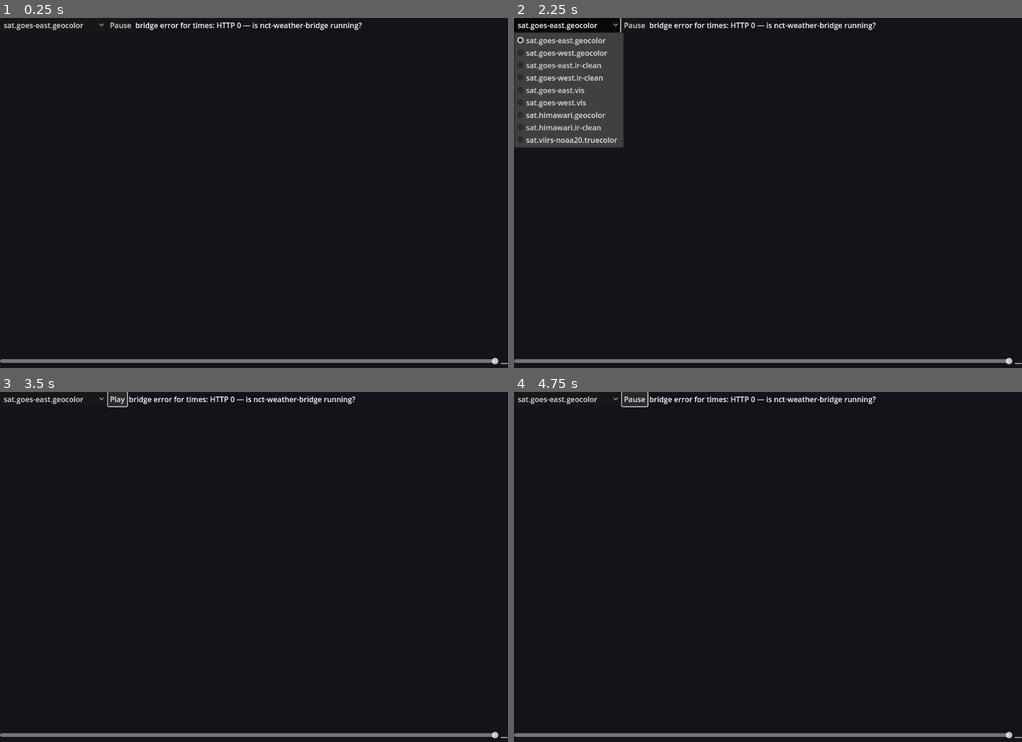
Above: before the commit, frames 1-4 (two rows, left to right).
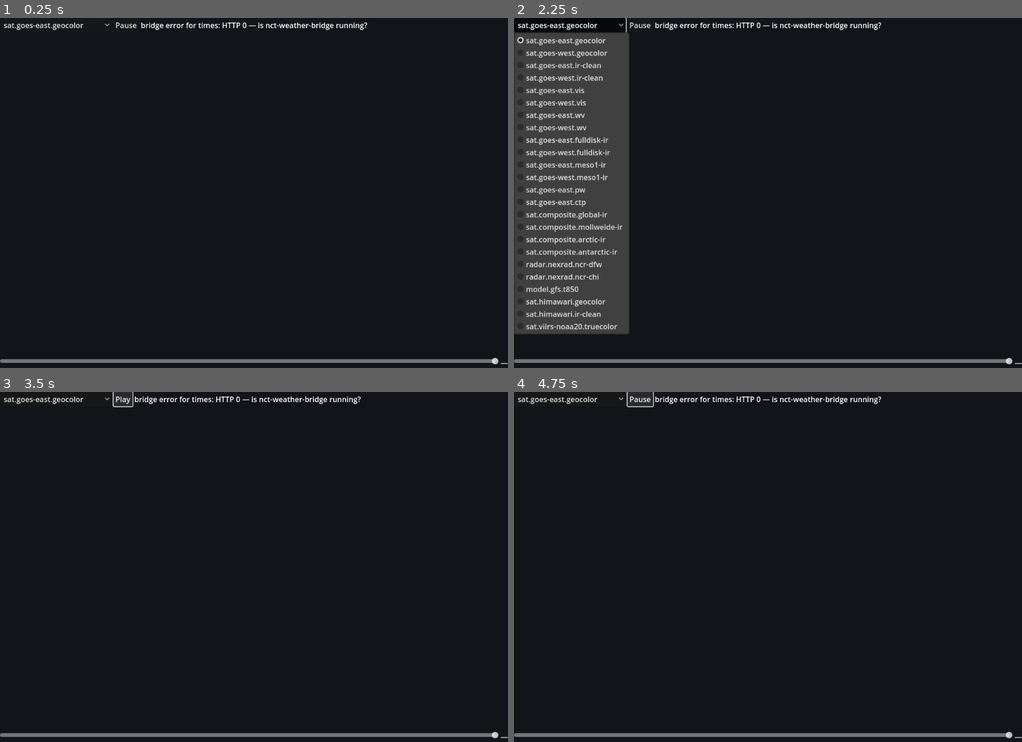
Above: after the commit, the same moments.

Repository: noctivagous/noctivagous-linux
Game: Godot game, scene res://main.tscn
Two runs of this game, one before a commit and one after it. Both use one fixed random seed, a clock stepped at 60 frames per second and the inputs below.
Inputs:
- Up to frame 1 (0.25 s): no input
- Up to frame 2 (2.25 s): click "sat.goes-east.geocolor" at 0.5 s; click "sat.goes-east.geocolor" at 1.25 s; click "sat.goes-east.geocolor" at 2 s
- Up to frame 3 (3.5 s): click "Pause" at 2.75 s
- Up to frame 4 (4.75 s): click "Play" at 3.5 s

The runs differ from the first frame. In frame 1, 0.6% of the frame differs, in the area x 19-73%, y 1-4%; in frame 2, 13%, in the area x 0-73%, y 0-91%; in frame 3, 0.6%; in frame 4, 0.6%.

Commit message:
nct-weather: picker gains the v4 frame/grid datasets (24 total; obs stays JSON-only)

Diff:
--- a/src/godot/apps/nct-weather/main.gd
+++ b/src/godot/apps/nct-weather/main.gd
@@ -16,6 +16,21 @@
 	"sat.goes-west.ir-clean",
 	"sat.goes-east.vis",
 	"sat.goes-west.vis",
+	"sat.goes-east.wv",
+	"sat.goes-west.wv",
+	"sat.goes-east.fulldisk-ir",
+	"sat.goes-west.fulldisk-ir",
+	"sat.goes-east.meso1-ir",
+	"sat.goes-west.meso1-ir",
+	"sat.goes-east.pw",
+	"sat.goes-east.ctp",
+	"sat.composite.global-ir",
+	"sat.composite.mollweide-ir",
+	"sat.composite.arctic-ir",
+	"sat.composite.antarctic-ir",
+	"radar.nexrad.ncr-dfw",
+	"radar.nexrad.ncr-chi",
+	"model.gfs.t850",
 	"sat.himawari.geocolor",
 	"sat.himawari.ir-clean",
 	"sat.viirs-noaa20.truecolor",
